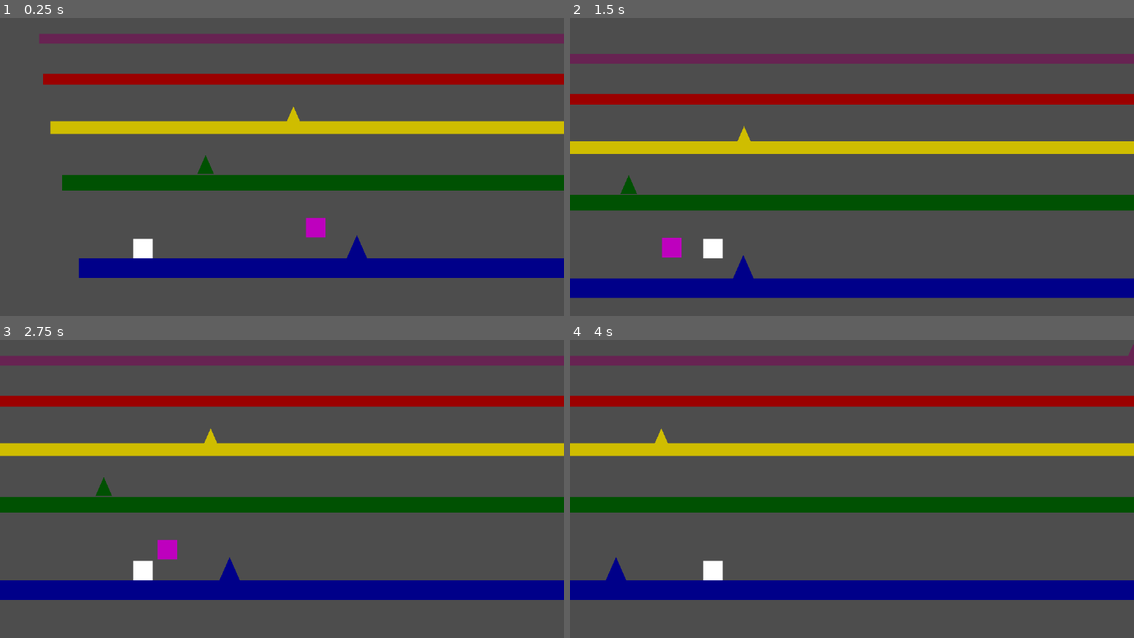
Above: before the commit, frames 1-4 (two rows, left to right).
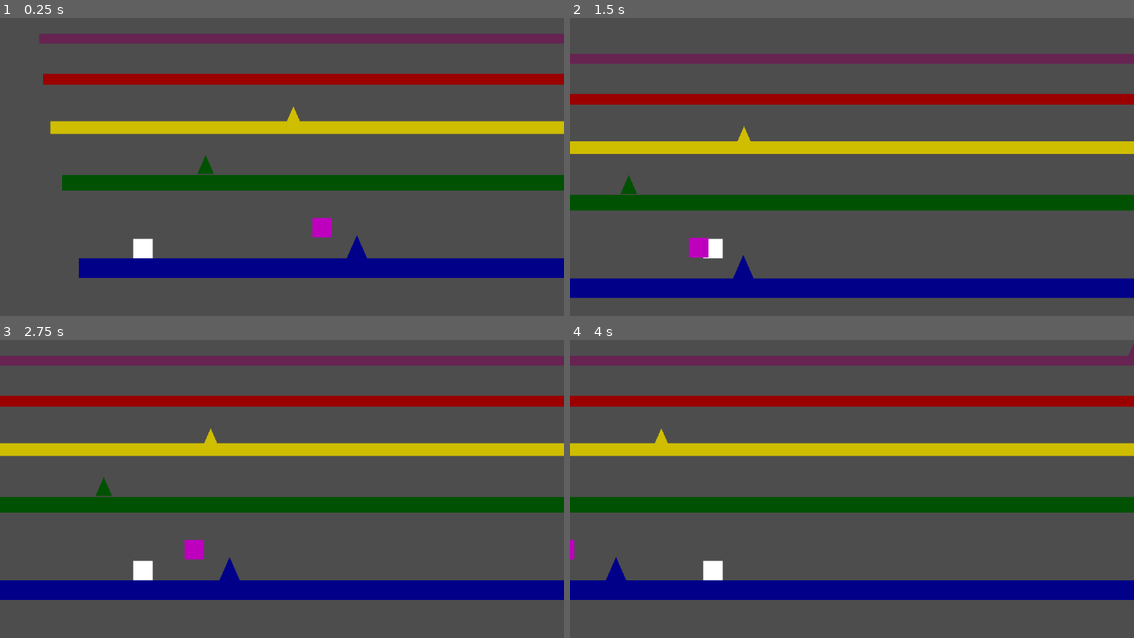
Above: after the commit, the same moments.

Repository: thomasWkr/pogoland
Game: Godot game, scene res://Main.tscn
The game is run twice, just before and just after one commit, with the same random seed, the same clock (stepped at 60 frames per second) and the same inputs.
Inputs:
- Up to frame 1 (0.25 s): no input
- Up to frame 2 (1.5 s): tap Left (Lift Layer) at 0.6, 1.35 s; tap Up (jump) at 0.77 s
- Up to frame 3 (2.75 s): tap Up (jump) at 1.52 s; tap Left (Lift Layer) at 2.1 s
- Up to frame 4 (4 s): tap Left (Lift Layer) at 2.85, 3.6 s; tap Up (jump) at 3.02, 3.77 s

The runs differ from the first frame. In frame 1, 0.2% of the frame differs, in the area x 54-59%, y 67-74%; in frame 2, 0.5%, in the area x 16-25%, y 73-81%; in frame 3, 0.5%; in frame 4, less than 0.1%.

Commit message:
bird persue direct na main

Diff:
--- a/Scenes/Characters/Bird.tscn
+++ b/Scenes/Characters/Bird.tscn
@@ -1,9 +1,11 @@
-[gd_scene load_steps=3 format=3 uid="uid://b7vxrnjl3jj85"]
+[gd_scene load_steps=4 format=3 uid="uid://b7vxrnjl3jj85"]
 
 [ext_resource type="Script" path="res://Scenes/Characters/bird.gd" id="1_ikggd"]
 
 [sub_resource type="RectangleShape2D" id="RectangleShape2D_543k8"]
 size = Vector2(20, 11)
+
+[sub_resource type="CircleShape2D" id="CircleShape2D_qbd8u"]
 
 [node name="Bird" type="CharacterBody2D"]
 collision_layer = 2
@@ -20,5 +22,14 @@
 position = Vector2(20, 0)
 shape = SubResource("RectangleShape2D_543k8")
 
+[node name="DetectionaArea" type="Area2D" parent="."]
+
+[node name="DetectionRange" type="CollisionShape2D" parent="DetectionaArea"]
+position = Vector2(20, 20)
+scale = Vector2(10, 10)
+shape = SubResource("CircleShape2D_qbd8u")
+
 [connection signal="body_entered" from="PogoDetectionArea" to="." method="_on_pogo_detection_area_body_entered"]
 [connection signal="body_exited" from="PogoDetectionArea" to="." method="_on_pogo_detection_area_body_exited"]
+[connection signal="body_entered" from="DetectionaArea" to="." method="_on_detectiona_area_body_entered"]
+[connection signal="body_exited" from="DetectionaArea" to="." method="_on_detectiona_area_body_exited"]
--- a/Scenes/Characters/bird.gd
+++ b/Scenes/Characters/bird.gd
@@ -2,12 +2,21 @@
 
 const SPEED = 50.0
 var pogoed = false
+var persue = false
 
-func _physics_process(_delta: float) -> void:
+# Reference to the player
+var player: Node2D = null
+
+func _physics_process(delta: float) -> void:
 	if(pogoed):
 		print('test')
 	else:
 		velocity.x = -SPEED
+
+	if(persue):
+		velocity.x = -SPEED
+	else:
+		velocity.x = 0
 
 	move_and_slide()
 
@@ -21,3 +30,13 @@
 	if(body.name == "Pc"):
 		body.can_pogo = false
 	pass # Replace with function body.
+
+func _on_detectiona_area_body_entered(body: Node2D) -> void:
+	if(body.name == "Pc"):
+		persue = true
+	pass # Replace with function body.
+
+func _on_detectiona_area_body_exited(body: Node2D) -> void:
+	if(body.name == "Pc"):
+		persue = false
+	pass # Replace with function body.
